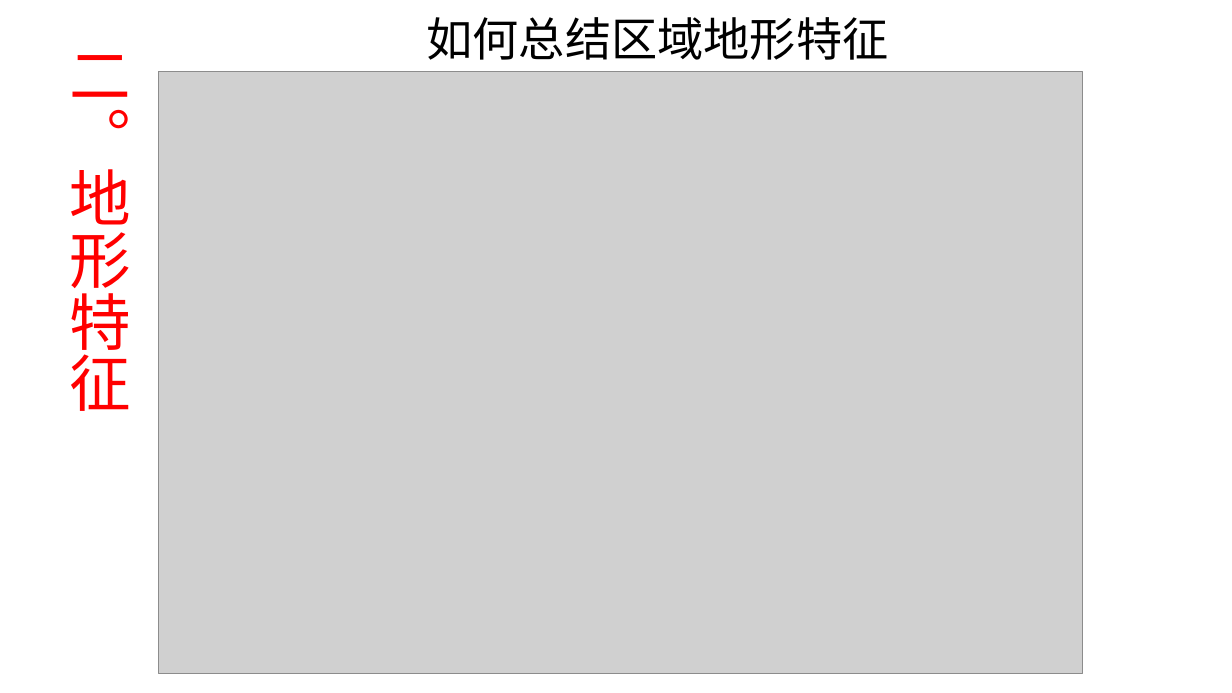
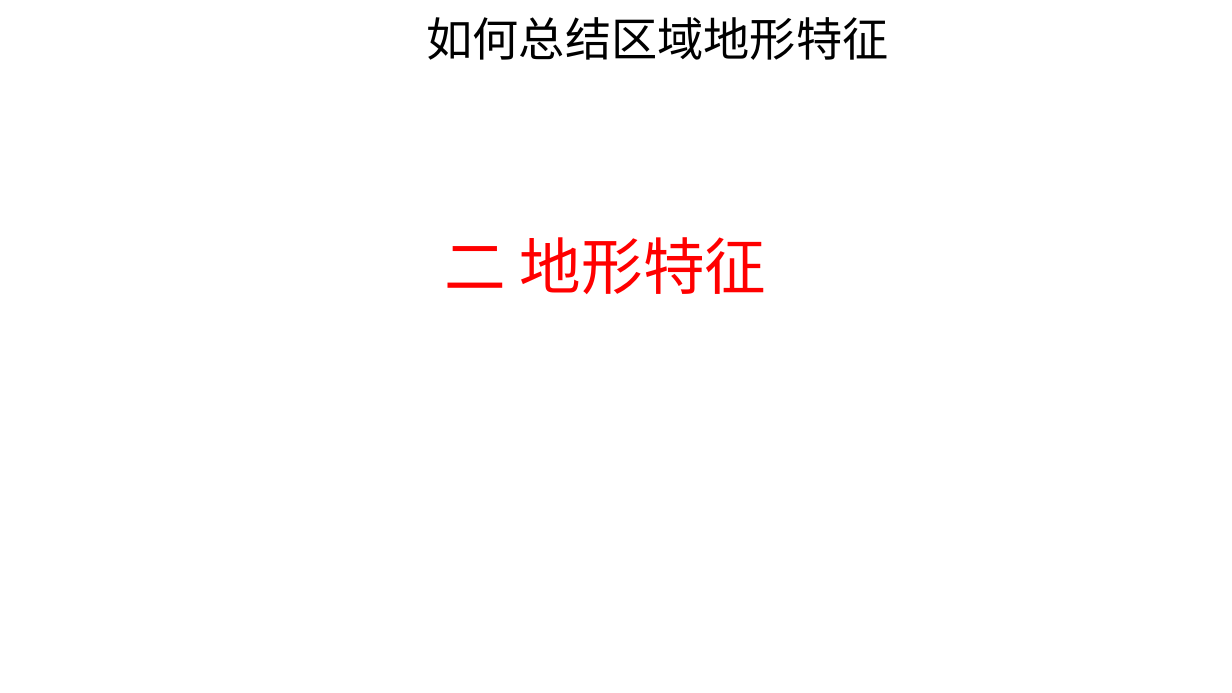
Before and after one commit to GHL0612/Learn, a slide deck: slide 5 of 课件/地理/八下/七下总复习/6-1亚洲和欧洲/9.八年级总复习七下6-1亚洲和欧洲课件和导学案/八年级总复习七下6-1亚洲及欧洲 复习.pptx. Drawn at 1232x693 pixels with LibreOffice and Linux fonts; fonts in the diff are those of the drawing; grey boxes stand for pictures; background and template pictures are left out. Boxes give left, top, right and bottom in pixels: in the first picture for what was removed or moved away, otherwise in the second. Text is boxed around its words. In the diff, an @@ line names an element or a change of style, - is before the commit and + after.

```diff
--- a/课件/地理/八下/七下总复习/6-1亚洲和欧洲/9.八年级总复习七下6-1亚洲和欧洲课件和导学案/八年级总复习七下6-1亚洲及欧洲 复习.pptx
+++ b/课件/地理/八下/七下总复习/6-1亚洲和欧洲/9.八年级总复习七下6-1亚洲和欧洲课件和导学案/八年级总复习七下6-1亚洲及欧洲 复习.pptx
@@ picture removed at [158, 71, 1082, 674] @@
@@ text at [444, 237, 766, 294]: text changed @@
-二。地形特征
+二 地形特征
```
Also in this commit, not shown: 2 other slides changed, 1 slide removed, 40 other files.
